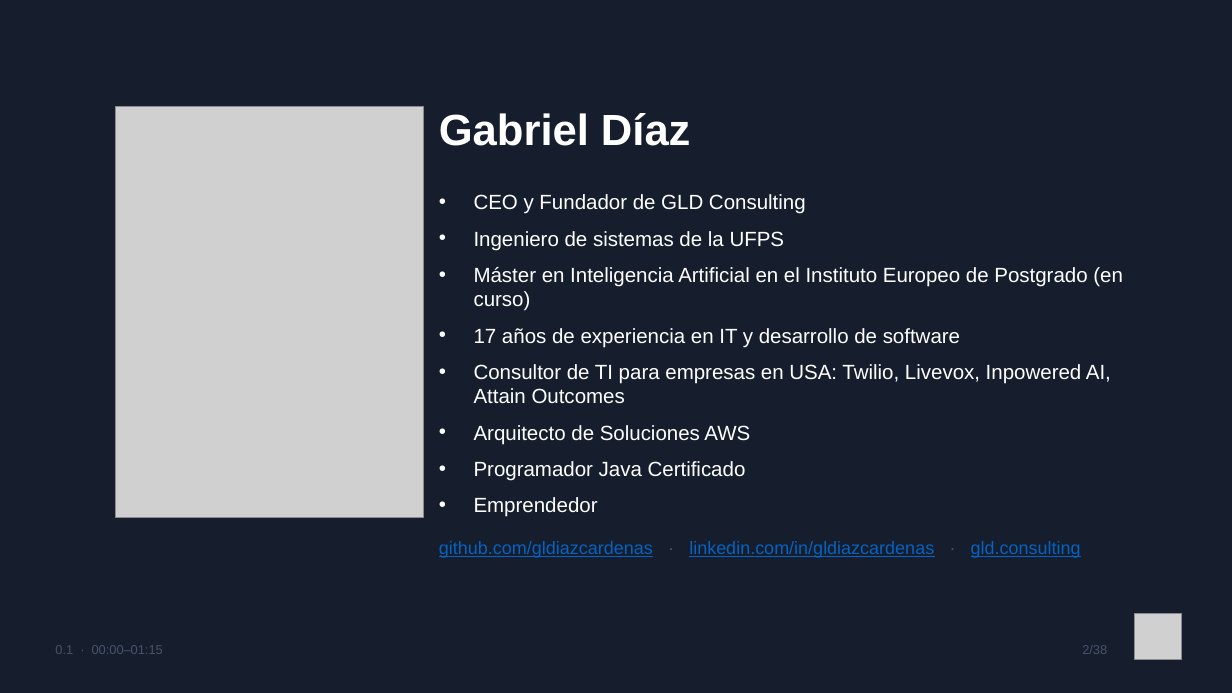
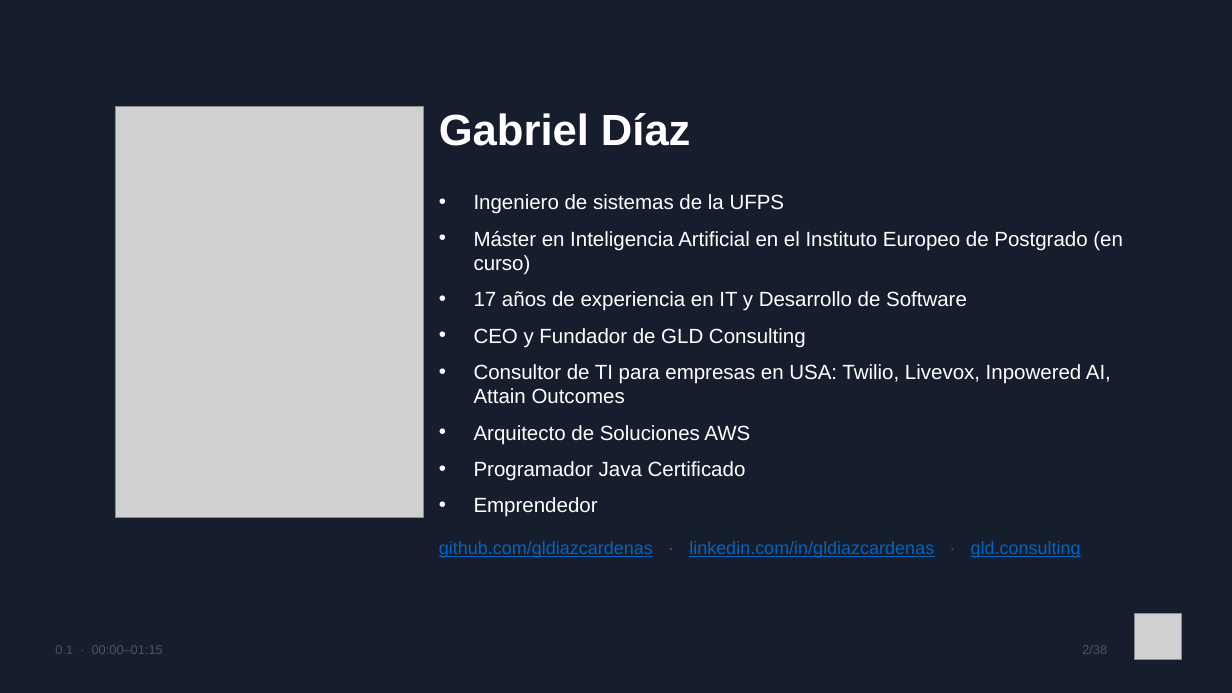
Before and after one commit to gldiazcardenas/charla-ia-aws-ug-cucuta, a slide deck: slide 2 of Slides_IA_AWS_UG_Cucuta.pptx. Drawn at 1232x693 pixels with LibreOffice and Linux fonts; fonts in the diff are those of the drawing; grey boxes stand for pictures. Boxes give left, top, right and bottom in pixels: in the first picture for what was removed or moved away, otherwise in the second. Text is boxed around its words. In the diff, an @@ line names an element or a change of style, - is before the commit and + after.

```diff
--- a/Slides_IA_AWS_UG_Cucuta.pptx
+++ b/Slides_IA_AWS_UG_Cucuta.pptx
@@ text at (x1=474, y1=194, x2=806, y2=214): paragraph removed @@
-• CEO y Fundador de GLD Consulting
@@ text at (x1=474, y1=291, x2=967, y2=348): text changed @@
-• 17 años de experiencia en IT y desarrollo de software
+• 17 años de experiencia en IT y Desarrollo de Software
+• CEO y Fundador de GLD Consulting
```
Also in this commit, not shown: 7 other slides changed.
